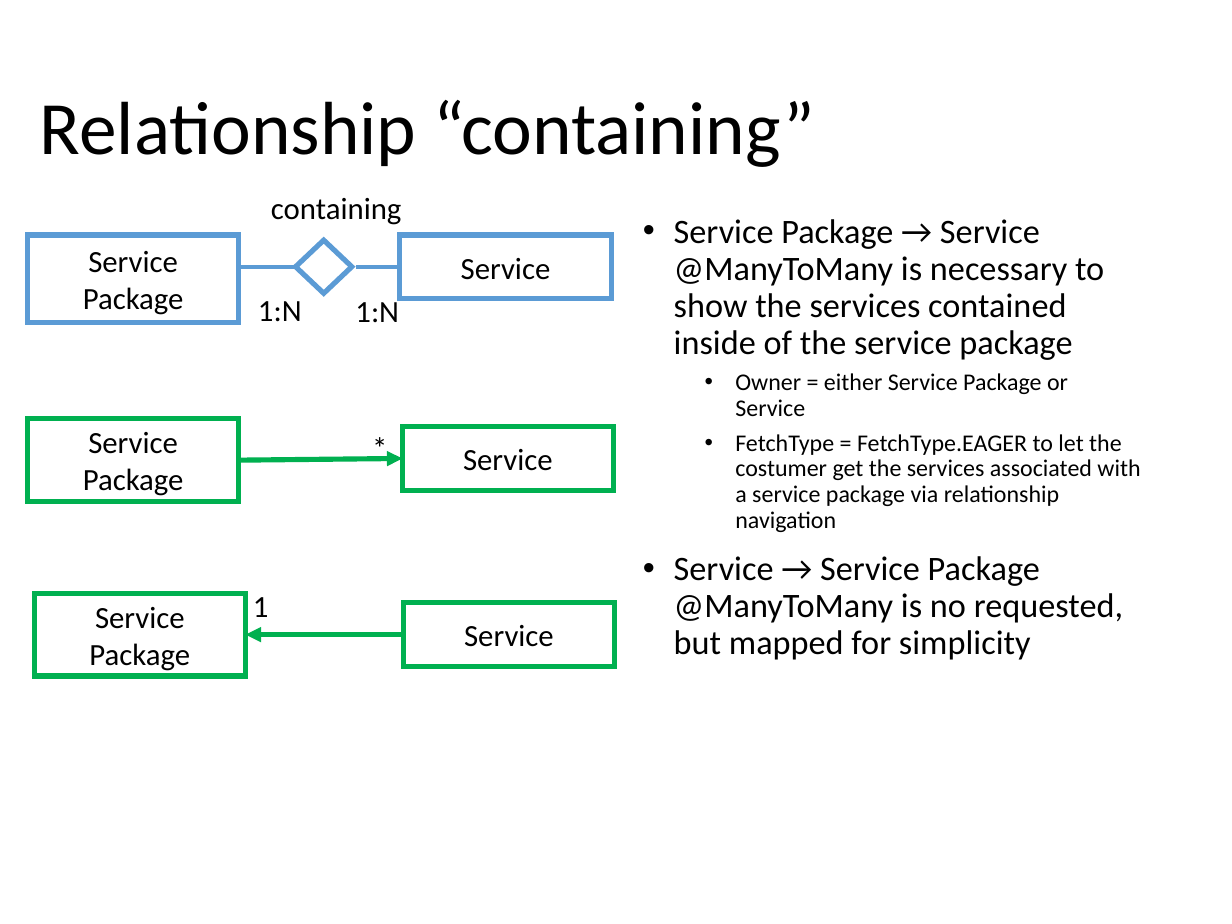
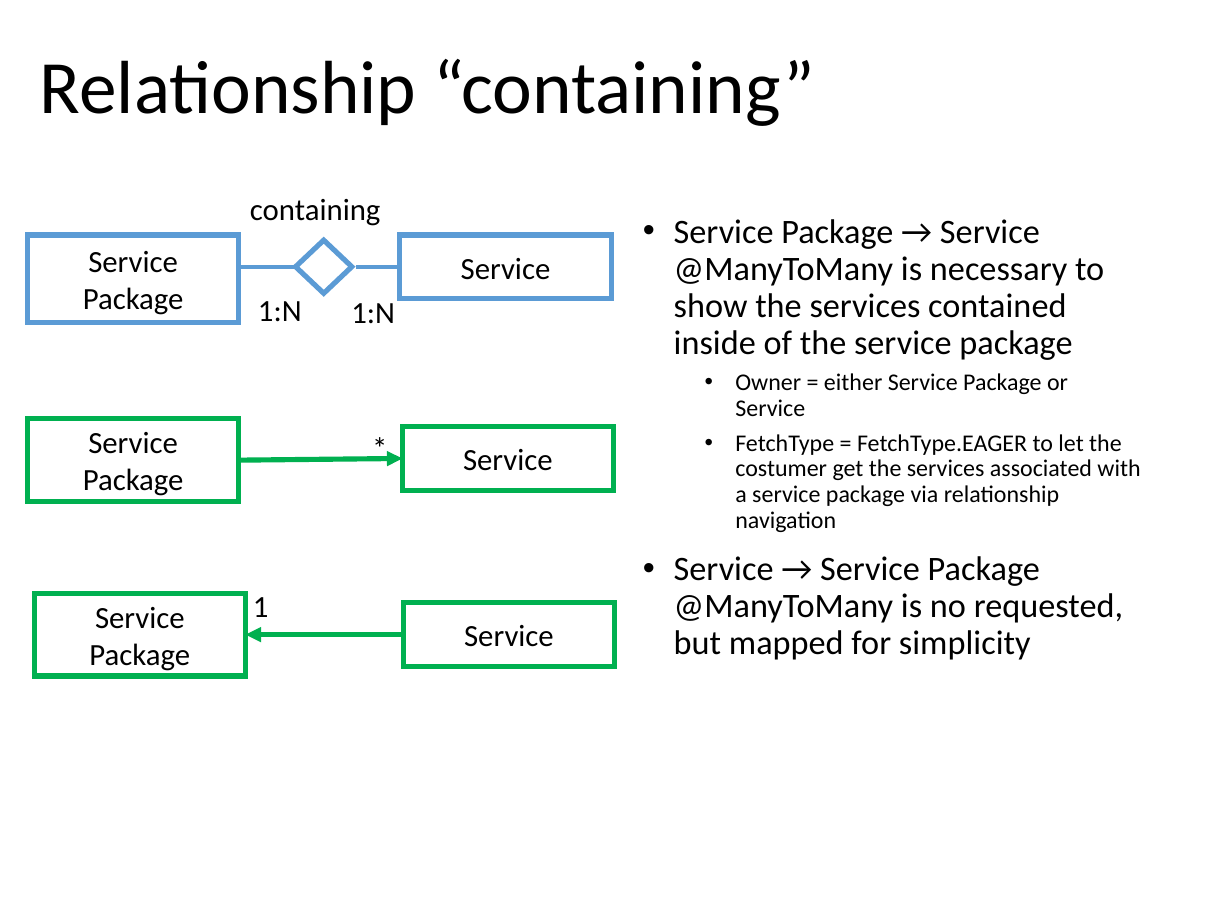
Before and after one commit to marcozetaa/TelcoService, a slide deck: slide 14 of UML/Presentation.pptx. Drawn at 1232x924 pixels with LibreOffice and Linux fonts; fonts in the diff are those of the drawing. Boxes give left, top, right and bottom in pixels: in the first picture for what was removed or moved away, otherwise in the second. Text is boxed around its words. In the diff, an @@ line names an element or a change of style, - is before the commit and + after.

```diff
--- a/UML/Presentation.pptx
+++ b/UML/Presentation.pptx
@@ title "Relationship “containing”": place and size @@
-title "Relationship “containing”" at [40,100,815,167]
+title "Relationship “containing”" at [40,59,815,126]
@@ text "containing": place and size @@
-text "containing" at [271,198,401,225]
+text "containing" at [250,199,380,226]
@@ text "1:N" rewrapped from [355,296,399,322] to [351,303,395,323] @@
```
Also in this commit, not shown: 3 other slides changed, 10 other files.
